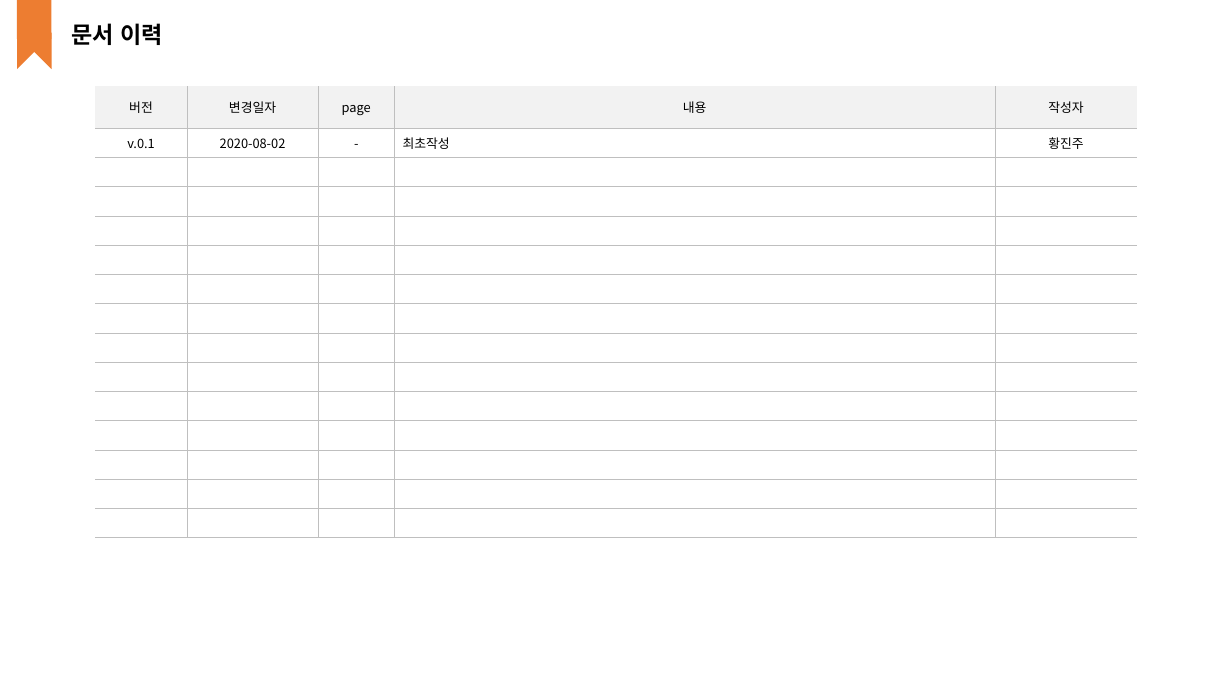
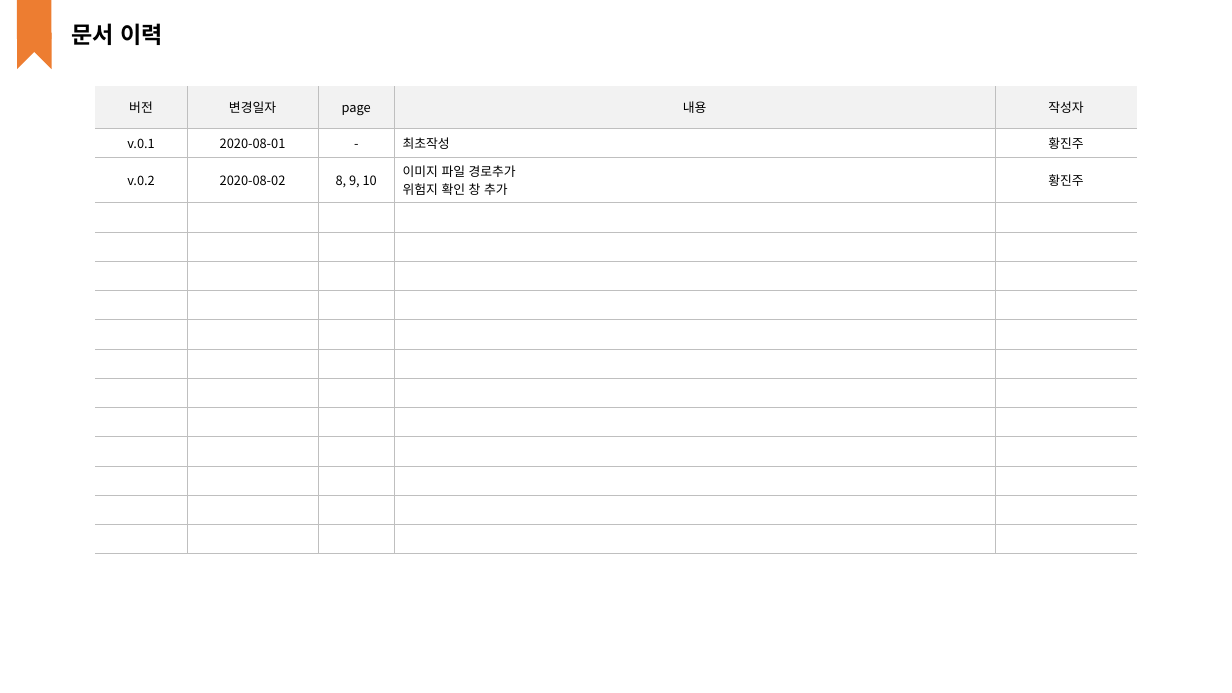
Before and after one commit to tomorrow9913/childrenSafeWalk, a slide deck: slide 2 of 개발 진행 정리/개발진행 방향-20.08.02.pptx. Drawn at 1232x693 pixels with LibreOffice and Linux fonts; fonts in the diff are those of the drawing. Boxes give left, top, right and bottom in pixels: in the first picture for what was removed or moved away, otherwise in the second. Text is boxed around its words. In the diff, an @@ line names an element or a change of style, - is before the commit and + after.

Commit message:
개발 진행 방향 업데이트
개발 진행 방향의 위험지 세부사항 내용 업데이트

목업 시의 이미지 소스 추가

```diff
--- a/개발 진행 정리/개발진행 방향-20.08.02.pptx
+++ b/개발 진행 정리/개발진행 방향-20.08.02.pptx
@@ table at (95, 86, 1139, 547) @@
-row 2: v.0.1 | 2020-08-02 | - | 최초작성 | 황진주
+row 2: v.0.1 | 2020-08-01 | - | 최초작성 | 황진주
+row 3: v.0.2 | 2020-08-02 | 8, 9, 10 | 이미지 파일 경로추가 / 위험지 확인 창 추가 | 황진주
-row 15:  |  |  |  | 
```
Also in this commit, not shown: 2 other slides changed, 1 slide added, 16 other files.
